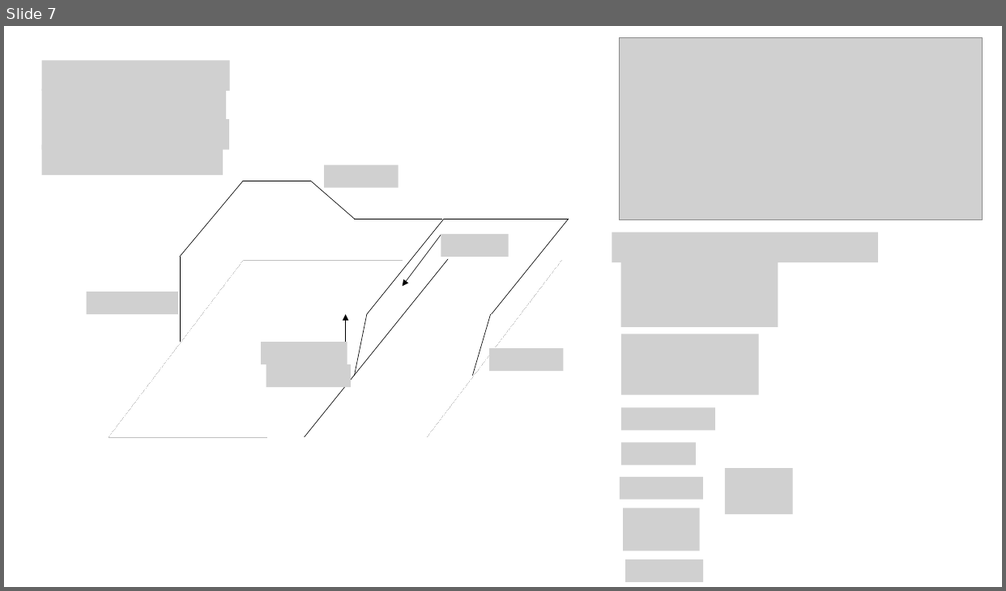
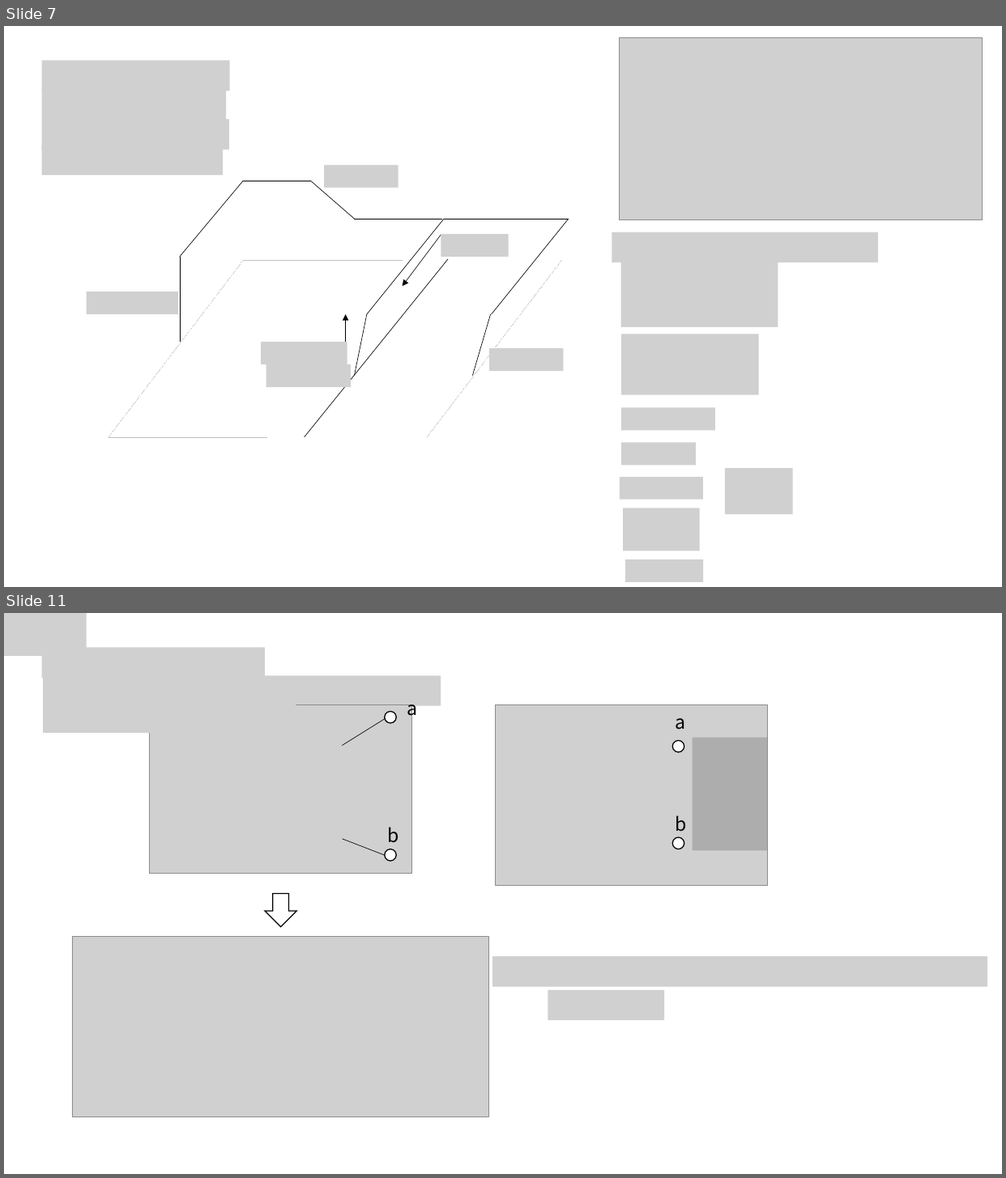
Before and after one commit to 88p/python_test, a slide deck: R4 上 5.pptx. Shown one above the other, each under a label of ours: slide 7 before the commit, slides 7 and 11 after it; the slides between them are not shown. The pictures are 1006x591 and 1006x1178 pixels, drawn with LibreOffice and Linux fonts; fonts in the diff are those of the drawing; grey boxes stand for pictures. Boxes give left, top, right and bottom in pixels: in the first picture for what was removed or moved away, otherwise in the second. Text is boxed around its words. In the diff, an @@ line names an element or a change of style, - is before the commit and + after.

```diff
--- a/R4 上 5.pptx
+++ b/R4 上 5.pptx
@@ slide 11 added at [4,613,1002,1174], background #FFFFFF @@
@@ picture added at [4,613,87,656] @@
@@ picture added at [41,648,265,678] @@
@@ picture added at [43,676,441,706] @@
@@ picture added at [43,703,296,733] @@
@@ picture added at [149,705,411,874] @@
@@ text added at [407,705,418,719], 18 pt, text #000000 @@
+a
@@ picture added at [495,705,767,885] @@
@@ line added from (343, 746) to (387, 717), #000000 0.5 pt @@
@@ ellipse added at [385,711,396,723], fill #FFFFFF, outline #000000 1 pt @@
@@ text added at [675,718,686,730], 18 pt, text #000000 @@
+a
@@ ellipse added at [672,740,684,752], fill #FFFFFF, outline #000000 1 pt @@
@@ rectangle added at [692,737,768,850], fill #A5A5A5 at 80% opacity @@
@@ picture added at [297,799,336,822] @@
@@ text added at [387,827,398,843], 18 pt, text #000000 @@
+b
@@ text added at [675,815,687,832], 18 pt, text #000000 @@
+b
@@ line added from (343, 839) to (387, 856), #000000 0.5 pt @@
@@ ellipse added at [385,850,396,862], fill #FFFFFF, outline #000000 1 pt @@
@@ ellipse added at [672,837,684,850], fill #FFFFFF, outline #000000 1 pt @@
@@ down arrow added at [265,894,296,927], fill #FFFFFF, outline #000000 1 pt @@
@@ picture added at [72,936,489,1117] @@
@@ picture added at [492,956,987,986] @@
@@ picture added at [548,990,665,1020] @@
```
Also in this commit, not shown: 2 slides changed, 2 other slides added, 2 slides removed.
